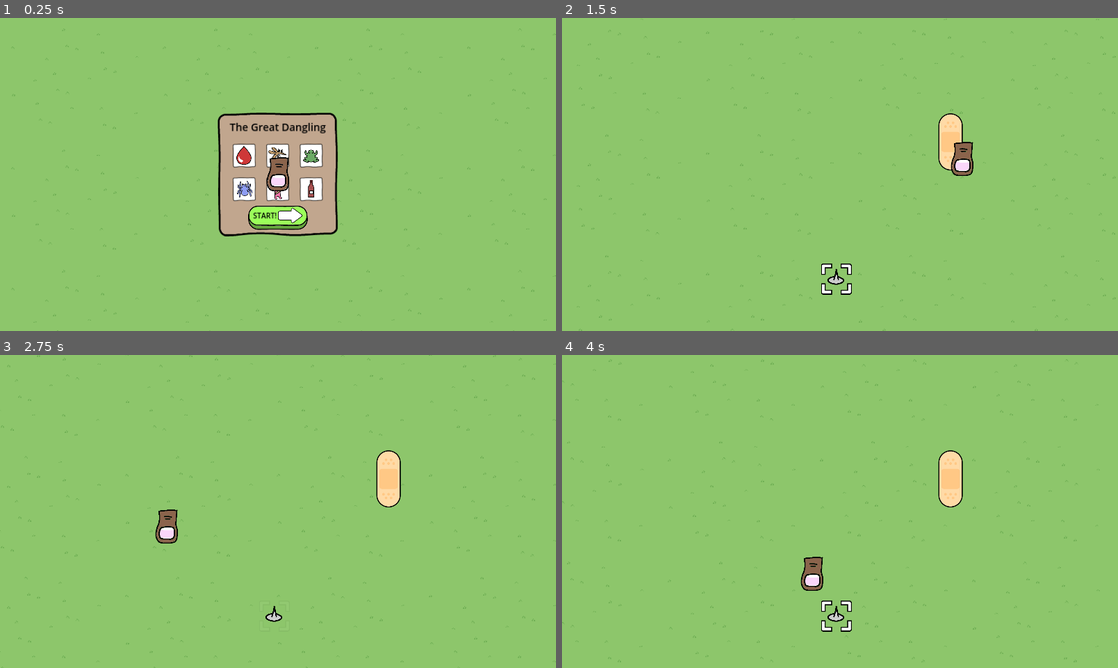
Above: before the commit, frames 1-4 (two rows, left to right).
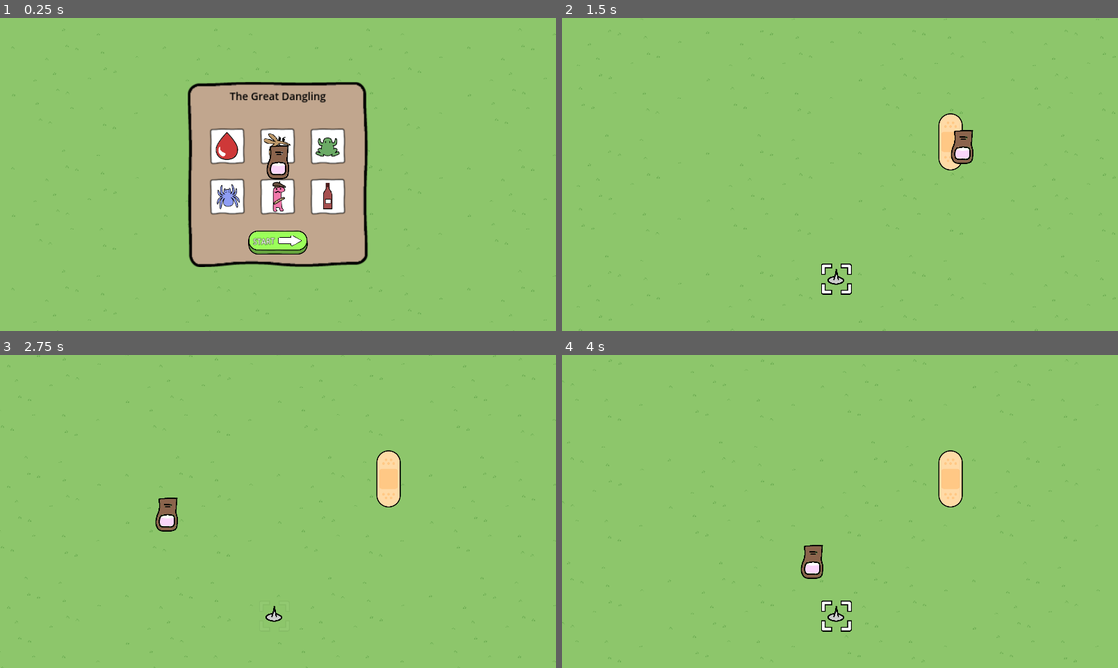
Above: after the commit, the same moments.

Repository: magopian/teamsect
Game: Godot game, scene res://start_menu.tscn
The game is run twice, just before and just after one commit, with the same random seed, the same clock (stepped at 60 frames per second) and the same inputs.
Inputs (mouse positions are in pixels of both pictures, inside the frame that each line leads up to; where the layout moved, square brackets give the same spot in the first picture):
- Up to frame 1 (0.25 s): no input
- Up to frame 2 (1.5 s): click (840, 243) [840, 218] at 0.5 s; move the mouse to (962, 158) at 1.27 s
- Up to frame 3 (2.75 s): move the mouse to (166, 527) at 2.02 s
- Up to frame 4 (4 s): move the mouse to (895, 442) at 2.77 s; move the mouse to (812, 574) at 3.52 s

The runs differ from the first frame. In frame 1, 16% of the frame differs, in the area x 33-67%, y 20-80%; in frame 2, 0.5%; in frame 3, 0.5%; in frame 4, 0.5%.

Commit message:
Click with the tip of the thumb

Diff:
--- a/next.tscn
+++ b/next.tscn
@@ -16,14 +16,20 @@
 scale = Vector2(2.5, 2.5)
 texture_normal = ExtResource("2_jerru")
 
-[node name="Label" type="Label" parent="."]
+[node name="Label" type="RichTextLabel" parent="."]
 offset_left = 106.0
 offset_top = -64.0
-offset_right = 339.0
+offset_right = 370.0
 offset_bottom = 62.0
+mouse_filter = 2
 theme_override_constants/outline_size = 15
-theme_override_font_sizes/font_size = 92
-text = "NEXT"
+theme_override_font_sizes/bold_italics_font_size = 92
+theme_override_font_sizes/italics_font_size = 92
+theme_override_font_sizes/mono_font_size = 92
+theme_override_font_sizes/normal_font_size = 92
+theme_override_font_sizes/bold_font_size = 92
+bbcode_enabled = true
+text = "[wave amp=50.0 freq=5.0 connected=1]NEXT[/wave]"
 
 [node name="Sprite2D" type="Sprite2D" parent="."]
 texture = ExtResource("1_p8jan")
--- a/pointer/finger.tscn
+++ b/pointer/finger.tscn
@@ -4,21 +4,24 @@
 [ext_resource type="Texture2D" uid="uid://djdf0fx05liv7" path="res://assets/sprites/finger.png" id="2_ta1g3"]
 
 [sub_resource type="CapsuleShape2D" id="CapsuleShape2D_5ts1n"]
-radius = 51.0
-height = 140.0
+radius = 24.0
+height = 90.0
 
 [node name="Finger" type="RigidBody2D"]
-position = Vector2(0, -35)
+position = Vector2(-1, 0)
 freeze = true
 freeze_mode = 1
 script = ExtResource("1_48qoe")
 
 [node name="Sprite2D" type="Sprite2D" parent="."]
+position = Vector2(0, -1)
 texture = ExtResource("2_ta1g3")
+offset = Vector2(0, -49)
 
 [node name="CollisionShape2D" type="CollisionShape2D" parent="."]
-position = Vector2(1, 0)
+position = Vector2(0, -1)
+rotation = 1.5708
 shape = SubResource("CapsuleShape2D_5ts1n")
 
 [node name="anchor" type="Marker2D" parent="."]
-position = Vector2(0, 72)
+position = Vector2(0, 21)
--- a/start_menu.tscn
+++ b/start_menu.tscn
@@ -35,7 +35,7 @@
 theme_override_constants/margin_left = 10
 theme_override_constants/margin_top = 30
 theme_override_constants/margin_right = 10
-theme_override_constants/margin_bottom = 25
+theme_override_constants/margin_bottom = 50
 
 [node name="VBoxContainer" type="VBoxContainer" parent="CanvasLayer/CenterContainer/TextureRect/MarginContainer"]
 layout_mode = 2
@@ -63,19 +63,24 @@
 anchor_right = 1.0
 anchor_bottom = 1.0
 offset_left = 22.0
-offset_top = 11.0
+offset_top = 21.0
 offset_right = -22.0
-offset_bottom = -29.0
+offset_bottom = -37.0
 grow_horizontal = 2
 grow_vertical = 2
 
-[node name="Label2" type="Label" parent="CanvasLayer/CenterContainer/TextureRect/MarginContainer/VBoxContainer/TextureButton/HBoxContainer"]
+[node name="Label2" type="RichTextLabel" parent="CanvasLayer/CenterContainer/TextureRect/MarginContainer/VBoxContainer/TextureButton/HBoxContainer"]
 layout_mode = 2
-theme_override_colors/font_color = Color(0, 0, 0, 1)
-theme_override_font_sizes/font_size = 30
-text = "START!"
-horizontal_alignment = 1
-vertical_alignment = 1
+size_flags_horizontal = 3
+mouse_filter = 2
+theme_override_constants/outline_size = 4
+theme_override_font_sizes/bold_italics_font_size = 30
+theme_override_font_sizes/italics_font_size = 30
+theme_override_font_sizes/mono_font_size = 30
+theme_override_font_sizes/normal_font_size = 30
+theme_override_font_sizes/bold_font_size = 30
+bbcode_enabled = true
+text = "[wave amp=50.0 freq=5.0 connected=1]START[/wave]"
 
 [node name="TextureRect" type="TextureRect" parent="CanvasLayer/CenterContainer/TextureRect/MarginContainer/VBoxContainer/TextureButton/HBoxContainer"]
 layout_mode = 2
@@ -83,6 +88,9 @@
 texture = ExtResource("16_j324i")
 expand_mode = 2
 
+[node name="CenterContainer" type="CenterContainer" parent="CanvasLayer/CenterContainer/TextureRect/MarginContainer/VBoxContainer/TextureButton/HBoxContainer"]
+layout_mode = 2
+
 [node name="Finger" parent="CanvasLayer" instance=ExtResource("5_6o7i7")]
 
 [connection signal="pressed" from="CanvasLayer/CenterContainer/TextureRect/MarginContainer/VBoxContainer/TextureButton" to="." method="_on_texture_button_pressed"]
Binary file changed: assets/sprites/start_menu.png
